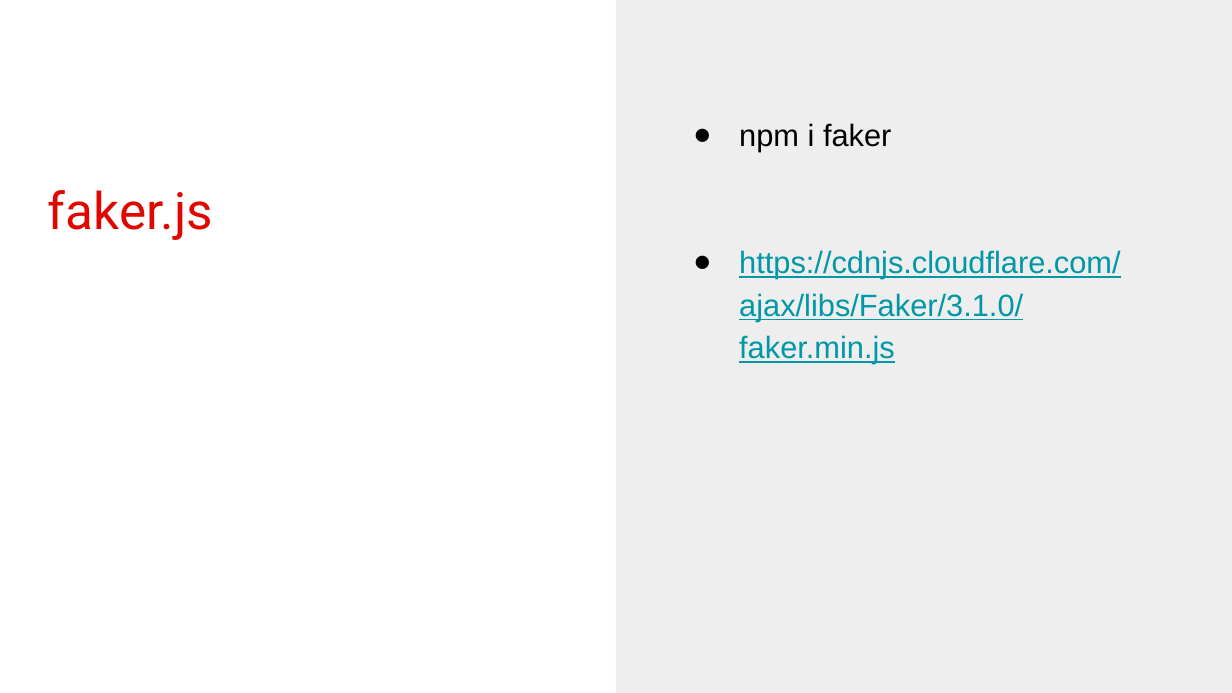
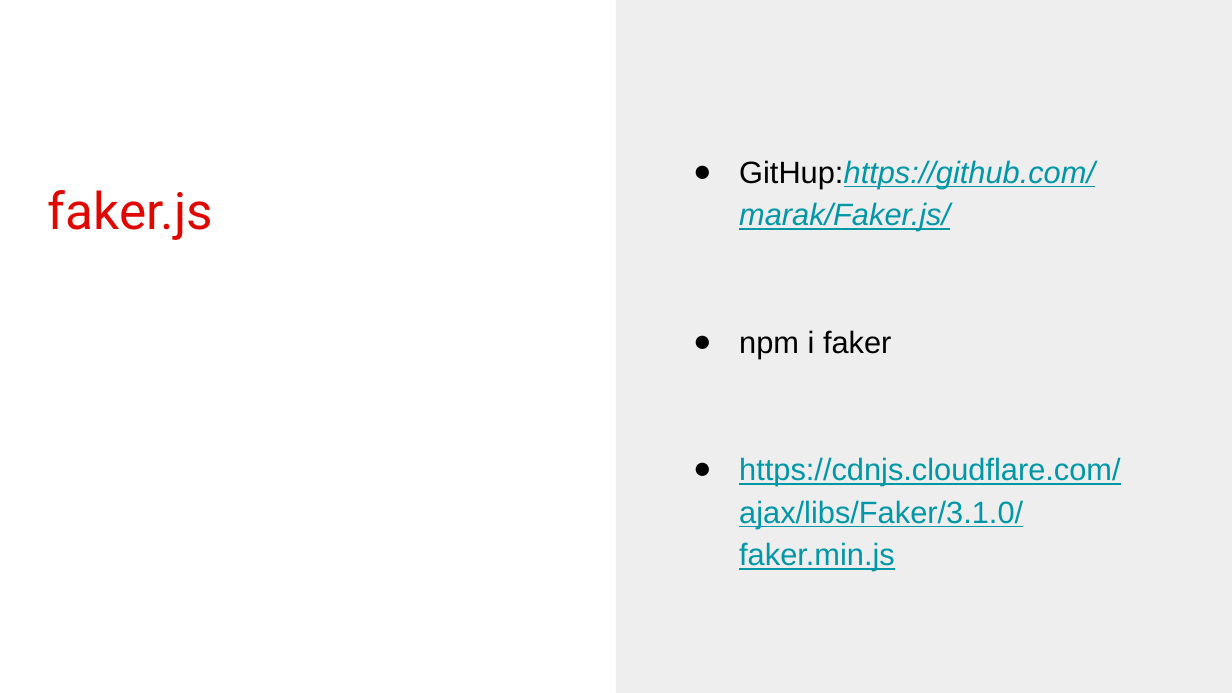
Before and after one commit to yildirim038/hicoders-kurs, a slide deck: slide 3 of js/week14/sunum/Javascript-Libraries.pptx. Drawn at 1232x693 pixels with LibreOffice and Linux fonts; fonts in the diff are those of the drawing. Boxes give left, top, right and bottom in pixels: in the first picture for what was removed or moved away, otherwise in the second. Text is boxed around its words. In the diff, an @@ line names an element or a change of style, - is before the commit and + after.

```diff
--- a/js/week14/sunum/Javascript-Libraries.pptx
+++ b/js/week14/sunum/Javascript-Libraries.pptx
@@ text at bbox=[739, 160, 1095, 231]: paragraph added @@
+● GitHup:https://github.com/marak/Faker.js/
```
Also in this commit, not shown: 1 other slide changed, 7 other files.
